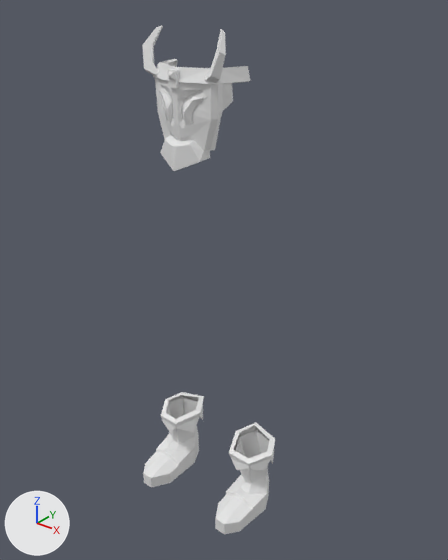
What one commit did to the Blender file Models/Blend/Armors/RareNecromancerRobe.blend.
Both versions are drawn from a camera (50 mm lens) standing at (6.32, -7.66, 9.39) and looking at (0.0, 0.24, 4.5). Lighting does not change. The marker at lower left points along +X, +Y and +Z.

Names of what the first picture shows: 'Boots', 'Mask'.
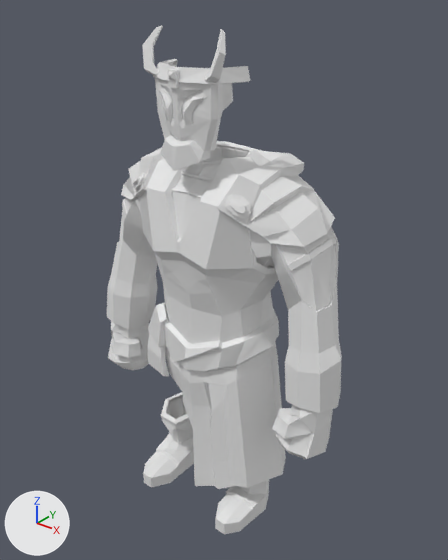
Edits to the bpy script that builds the scene:
```text
Change ob_chest:
    remove ob_chest.hide_viewport = True
```

Changed parts and their boxes [x1, y1, x2, y2] in the pictures (448 x 560 px):
'Chest', shown: after [107, 141, 342, 489]
